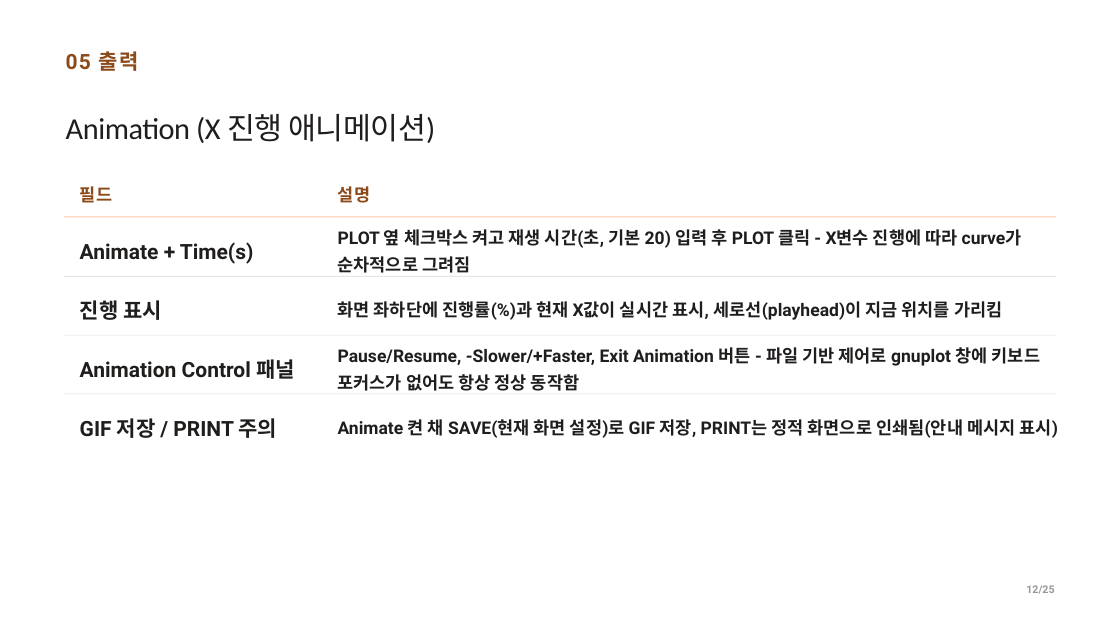
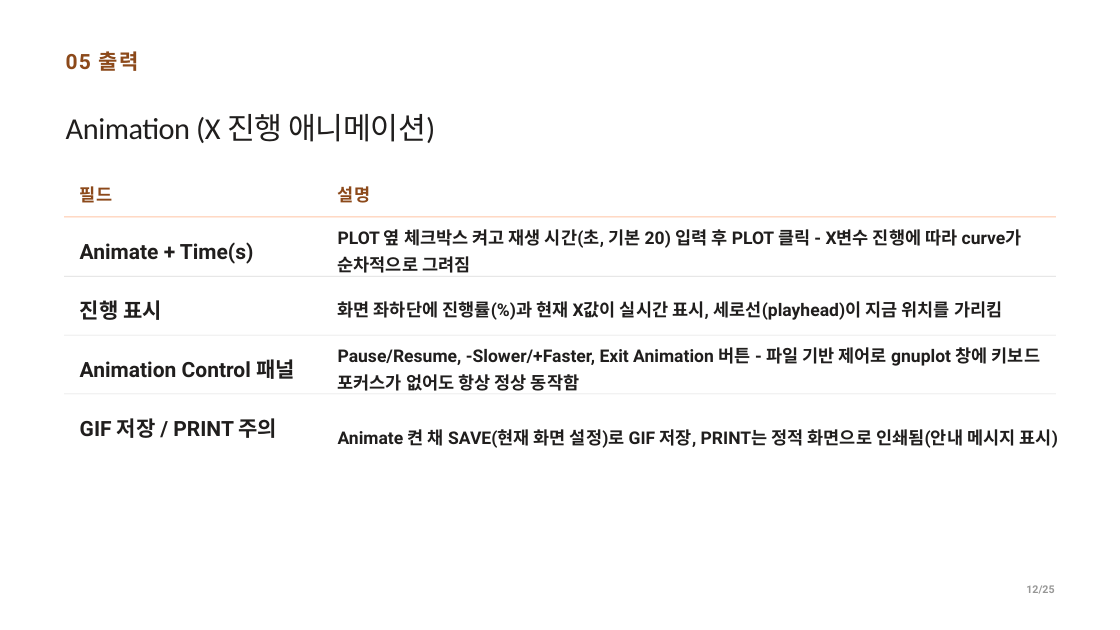
Before and after one commit to CWKIM113/CathPlot_Pub, a slide deck: slide 12 of CathPlot_발표.pptx. Drawn at 1120x630 pixels with LibreOffice and Linux fonts; fonts in the diff are those of the drawing. Boxes give left, top, right and bottom in pixels: in the first picture for what was removed or moved away, otherwise in the second. Text is boxed around its words. In the diff, an @@ line names an element or a change of style, - is before the commit and + after.

```diff
--- a/CathPlot_발표.pptx
+++ b/CathPlot_발표.pptx
@@ text "Animate 켠 채 SAVE(현재 화면 ...": place and size @@
-text "Animate 켠 채 SAVE(현재 화면 ..." at <box>338,419,1058,438</box>
+text "Animate 켠 채 SAVE(현재 화면 ..." at <box>338,429,1058,448</box>
```
Also in this commit, not shown: 1 other slide changed, 1 other file.
